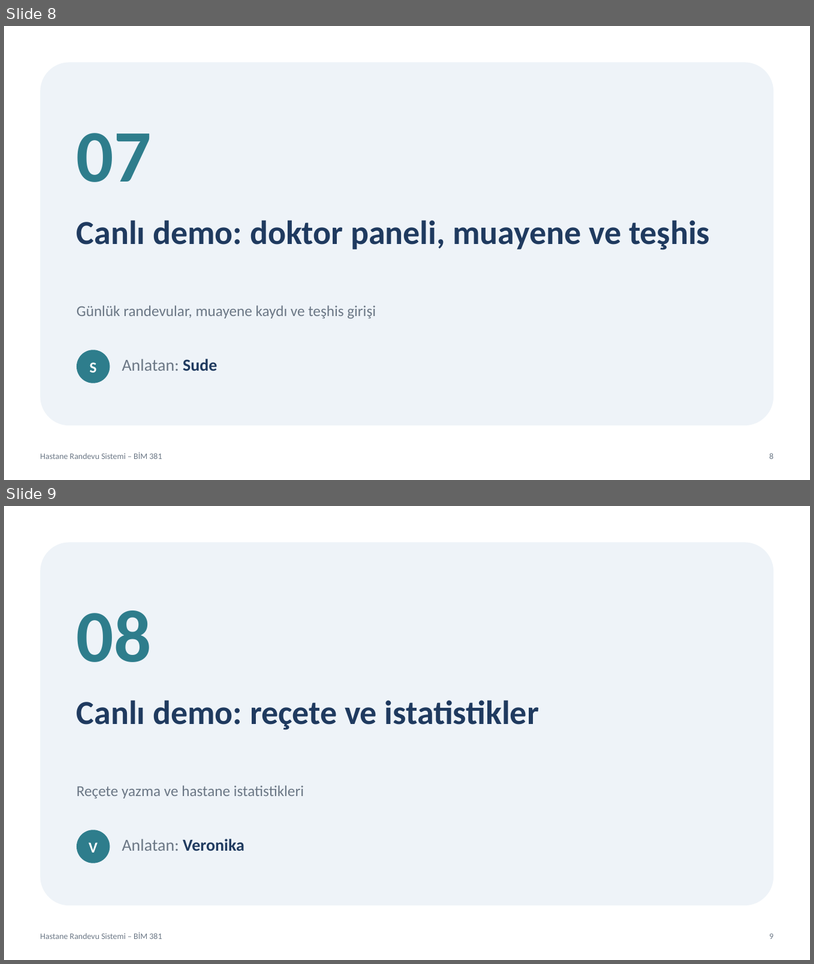
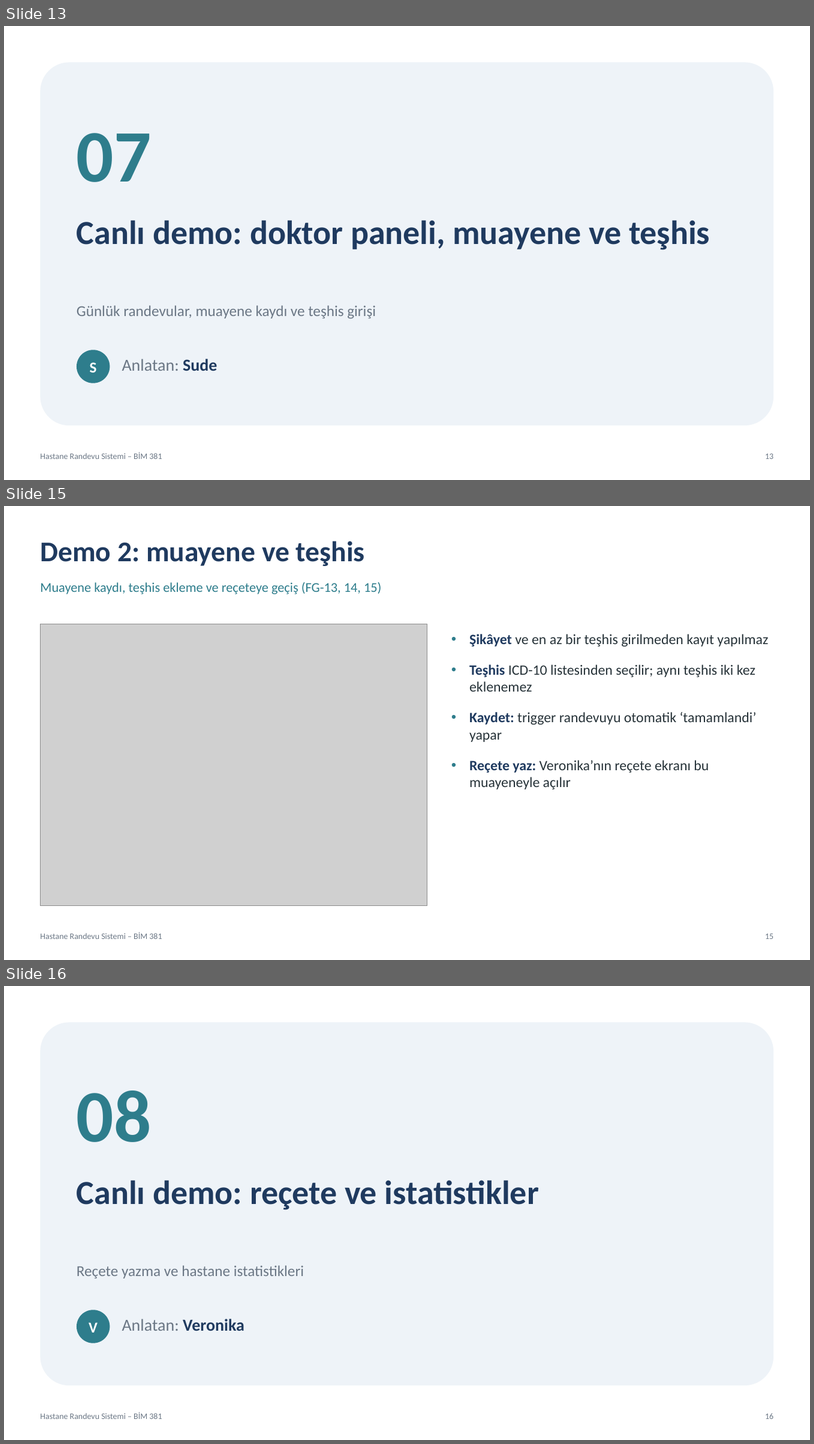
Before and after one commit to vliashenko6/hastane-randevu-sistemi, a slide deck: sunum/hastane_randevu_sunumu.pptx. Shown one above the other, each under a label of ours: slides 8 and 9 before the commit, slides 13, 15 and 16 after it; the slides between them are not shown. The pictures are 814x964 and 814x1444 pixels, drawn with LibreOffice and Linux fonts; fonts in the diff are those of the drawing; grey boxes stand for pictures. Boxes give left, top, right and bottom in pixels: in the first picture for what was removed or moved away, otherwise in the second. Text is boxed around its words. In the diff, an @@ line names an element or a change of style, - is before the commit and + after.

```diff
--- a/sunum/hastane_randevu_sunumu.pptx
+++ b/sunum/hastane_randevu_sunumu.pptx
@@ slide 15 added at [4, 506, 810, 960], background #FFFFFF; not listed: 2 template elements that a slide beside it also shows @@
@@ text added at [40, 541, 365, 566], 34 pt, text #1F3A5F, bold @@
+Demo 2: muayene ve teşhis
@@ text added at [40, 582, 381, 594], 16 pt, text #2E7D8C @@
+Muayene kaydı, teşhis ekleme ve reçeteye geçiş (FG-13, 14, 15)
@@ picture added at [40, 624, 428, 905] @@
@@ text added at [470, 634, 768, 789], 17 pt, text #263238 @@
+• Şikâyet ve en az bir teşhis girilmeden kayıt yapılmaz
+• Teşhis ICD-10 listesinden seçilir; aynı teşhis iki kez eklenemez
+• Kaydet: trigger randevuyu otomatik ‘tamamlandi’ yapar
+• Reçete yaz: Veronika’nın reçete ekranı bu muayeneyle açılır
@@ what was slide 8 is now slide 13 @@
@@ page number at [765, 453, 774, 459]: text changed @@
-8
+13
@@ what was slide 9 is now slide 16 @@
@@ page number at [765, 1413, 774, 1419]: text changed @@
-9
+16
```
Also in this commit, not shown: 6 other slides added.
